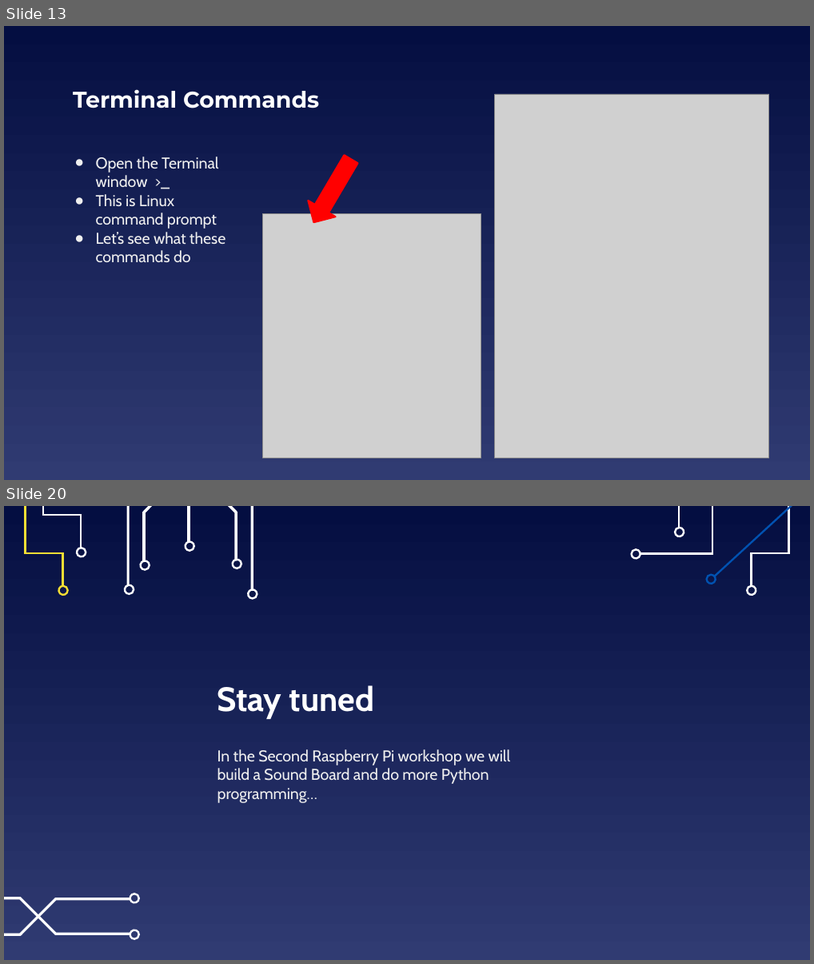
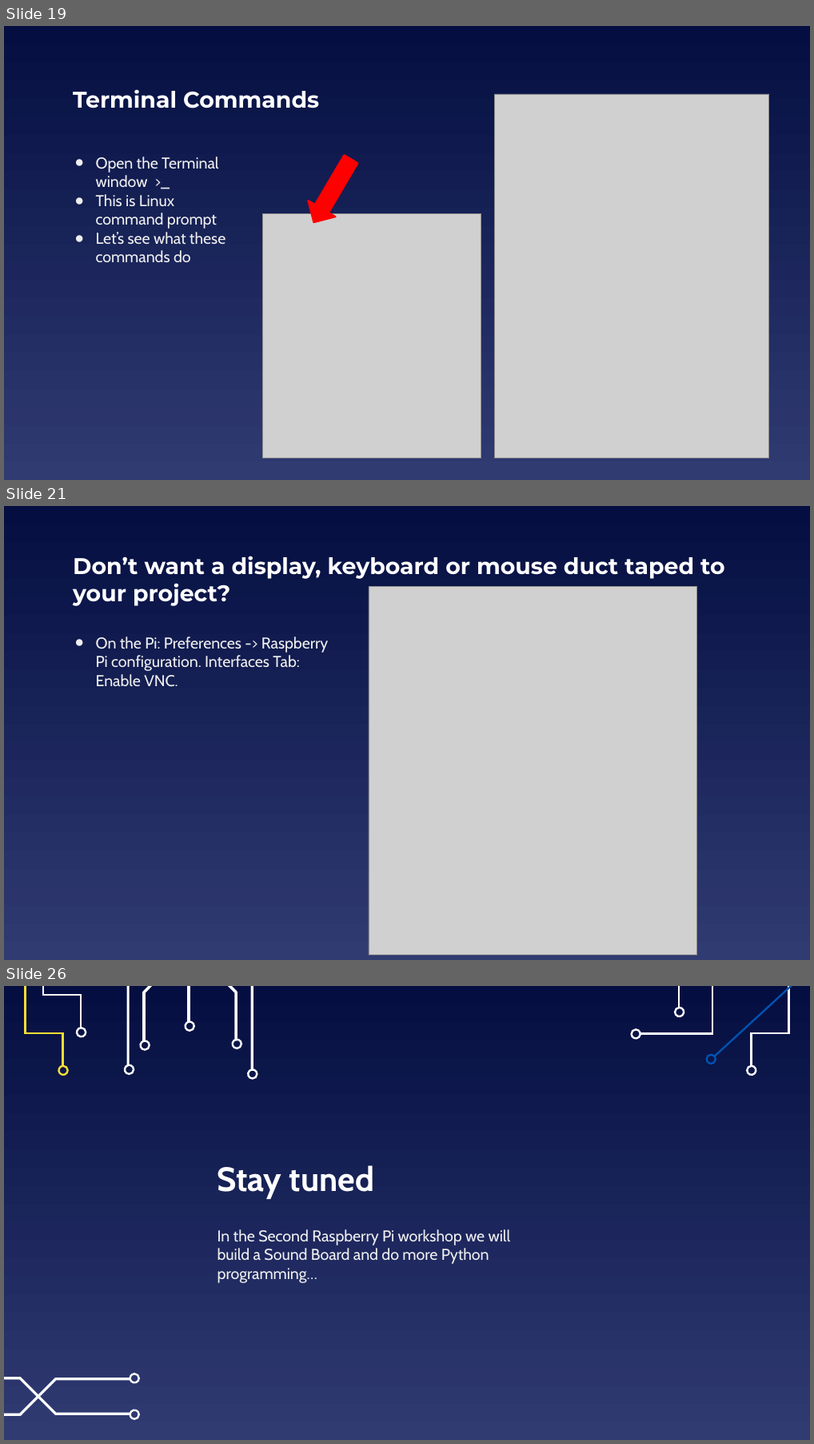
Before and after one commit to EELabMan/Raspberry-Pi-Intro, a slide deck: Raspberry Pi Intro.pptx. Shown one above the other, each under a label of ours: slides 13 and 20 before the commit, slides 19, 21 and 26 after it; the slides between them are not shown. The pictures are 814x964 and 814x1444 pixels, drawn with LibreOffice and Linux fonts; fonts in the diff are those of the drawing; grey boxes stand for pictures. Boxes give left, top, right and bottom in pixels: in the first picture for what was removed or moved away, otherwise in the second. Text is boxed around its words. In the diff, an @@ line names an element or a change of style, - is before the commit and + after.

```diff
--- a/Raspberry Pi Intro.pptx
+++ b/Raspberry Pi Intro.pptx
@@ slide 21 added at (4, 506, 810, 960), background gradient #040E41 to #303B72 @@
@@ title added at (73, 556, 725, 606), 27 pt, text #FFFFFF, bold @@
+Don’t want a display, keyboard or mouse duct taped to your project?
@@ picture added at (369, 587, 698, 954) @@
@@ text added at (96, 636, 328, 687), 18.7 pt, text #EFEFEF @@
+● On the Pi: Preferences -> Raspberry Pi configuration. Interfaces Tab: Enable VNC.
@@ what was slide 13 is now slide 19 @@
@@ what was slide 20 is now slide 26 @@
```
Also in this commit, not shown: 9 slides changed, 6 other slides added, 1 slide removed, 2 other files.
